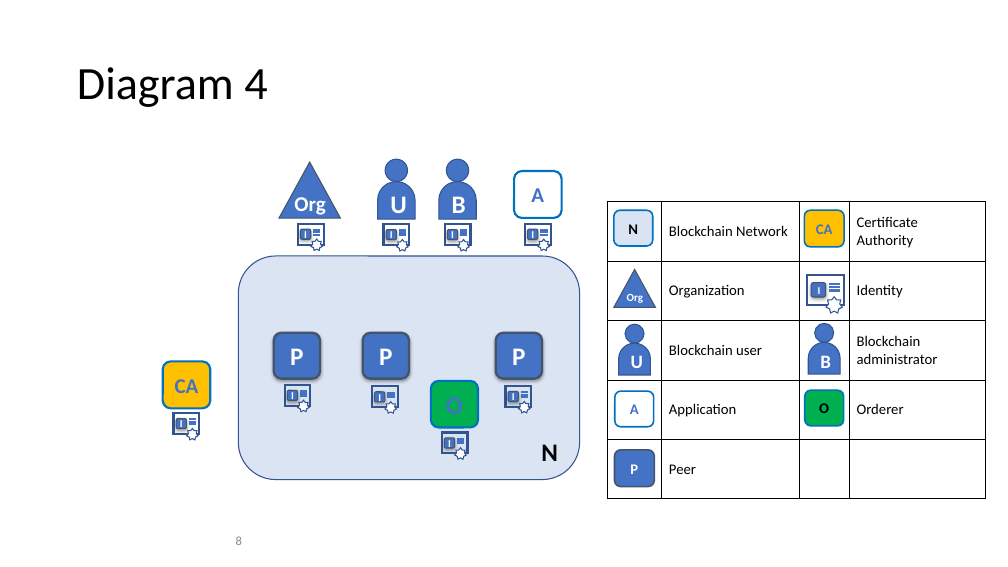
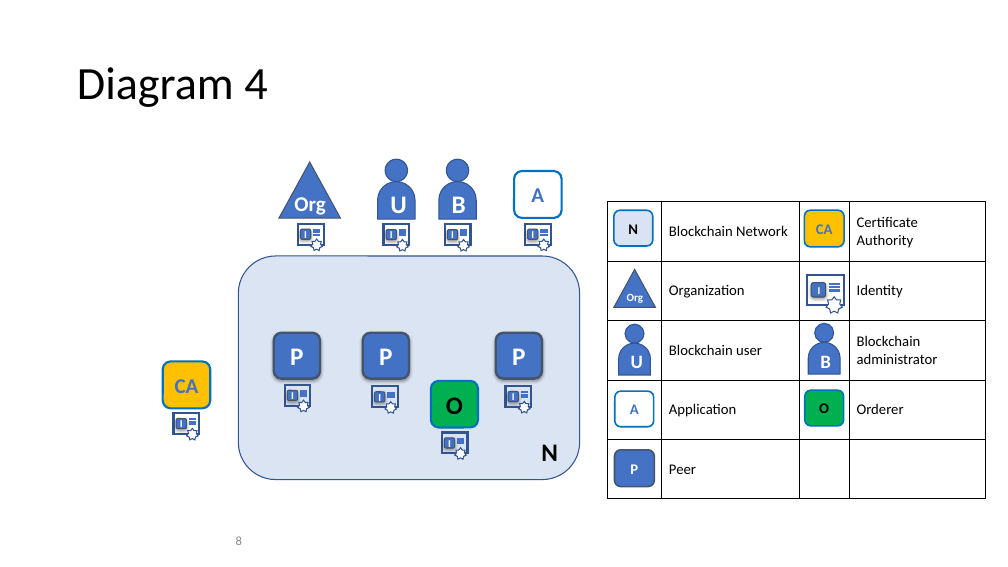
Before and after one commit to FabricTOC/FabricTOC, a slide deck: slide 8 of docs/OtherSourceMaterial/Diagrams.pptx. Drawn at 1008x567 pixels with LibreOffice and Linux fonts; fonts in the diff are those of the drawing. Boxes give left, top, right and bottom in pixels: in the first picture for what was removed or moved away, otherwise in the second. Text is boxed around its words. In the diff, an @@ line names an element or a change of style, - is before the commit and + after.

```diff
--- a/docs/OtherSourceMaterial/Diagrams.pptx
+++ b/docs/OtherSourceMaterial/Diagrams.pptx
@@ rounded rectangle "O" at (431, 381, 478, 428): text colour #4372C4 to #000000 @@
```
Also in this commit, not shown: 3 slides added, 8 other files.
